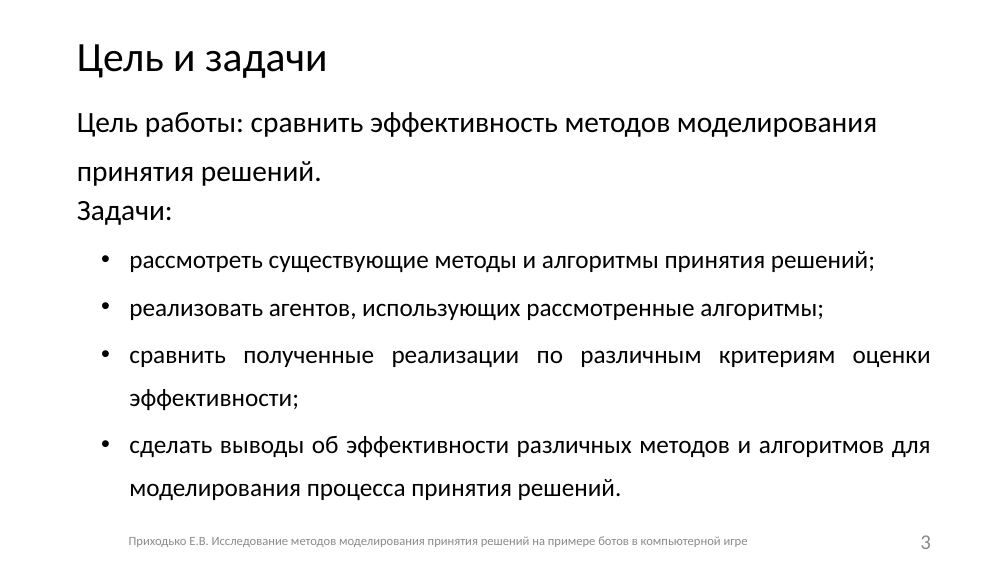
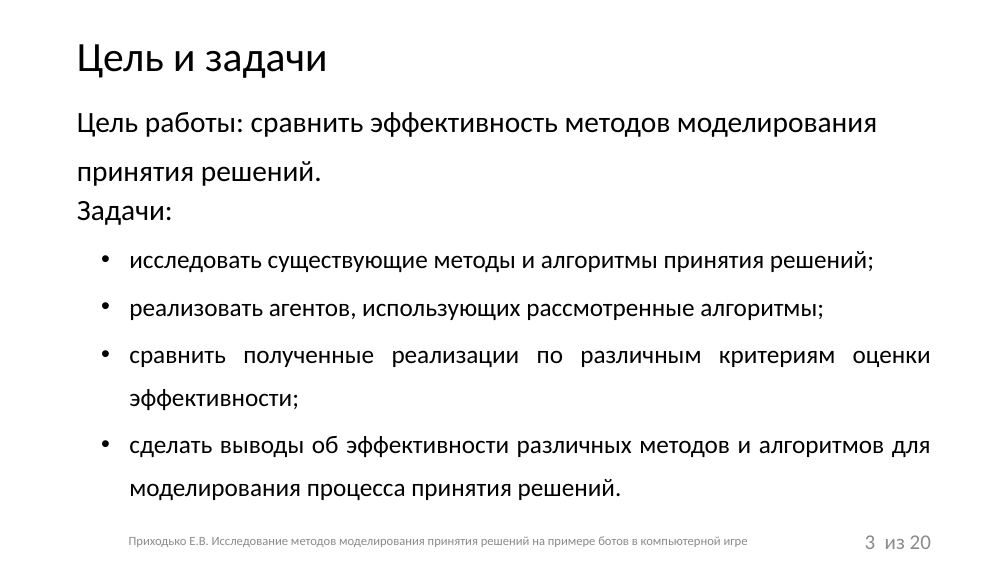
Before and after one commit to Fck-r-sns/Game_AI_thesis, a slide deck: slide 3 of Презентация.pptx. Drawn at 1008x567 pixels with LibreOffice and Linux fonts; fonts in the diff are those of the drawing. Boxes give left, top, right and bottom in pixels: in the first picture for what was removed or moved away, otherwise in the second. Text is boxed around its words. In the diff, an @@ line names an element or a change of style, - is before the commit and + after.

```diff
--- a/Презентация.pptx
+++ b/Презентация.pptx
@@ text at box(129, 251, 874, 272): text changed @@
-  • рассмотреть существующие методы и алгоритмы принятия решений;
+  • исследовать существующие методы и алгоритмы принятия решений;
@@ page number: place and size @@
-page number at box(920, 535, 931, 549)
+page number at box(865, 535, 876, 549)
@@ text added at box(885, 535, 931, 549), 20 pt, text #8C8C8C @@
+из 20
```
Also in this commit, not shown: 24 other slides changed, 1 other file.
